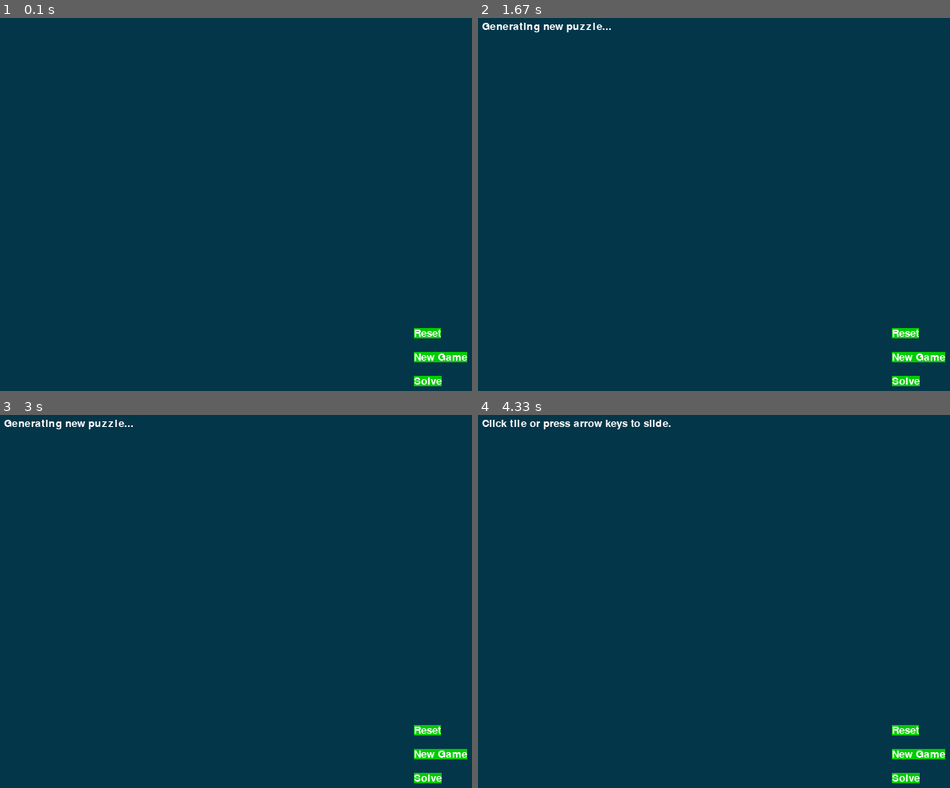
Above: before the commit, frames 1-4 (two rows, left to right).
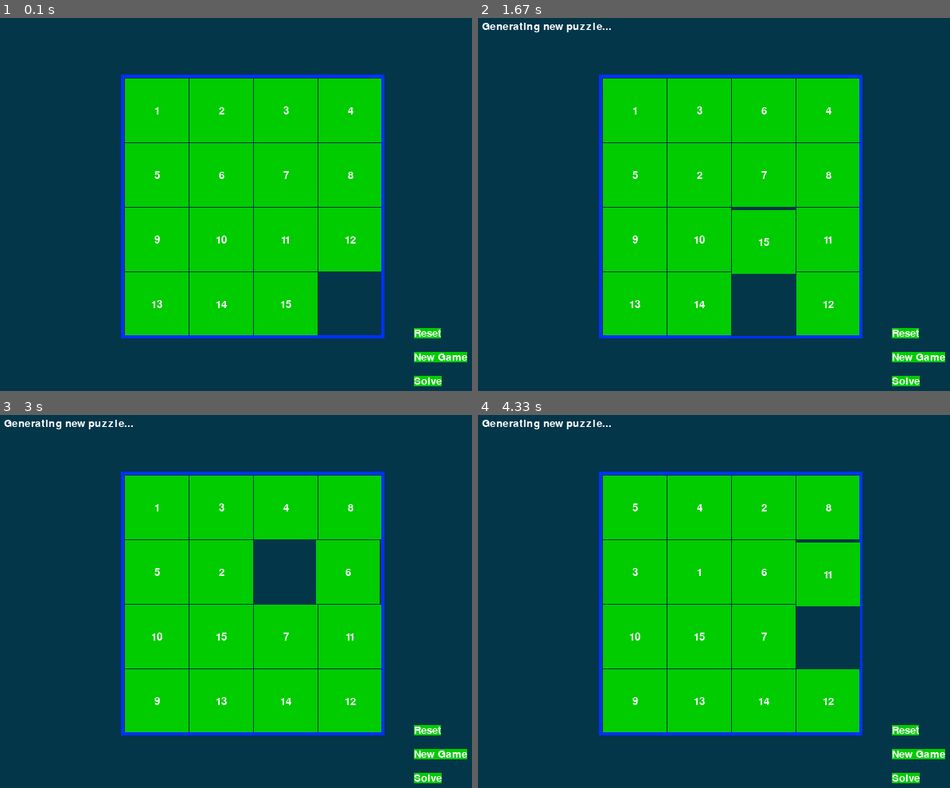
Above: after the commit, the same moments.

Repository: seancheng33/somethink_for_myself
Game: pygame game, started from game/slidepuzzle.py
The game is run twice, just before and just after one commit, with the same random seed, the same clock (stepped at 60 frames per second) and the same inputs.
Inputs:
- Up to frame 1 (0.1 s): no input
- Up to frame 2 (1.67 s): tap A at 0.33 s
- Up to frame 3 (3 s): no input
- Up to frame 4 (4.33 s): no input

The runs differ from the first frame. In frame 1, 36% of the frame differs, in the area x 25-82%, y 15-86%; in frame 2, 36%; in frame 3, 36%; in frame 4, 37%, in the area x 0-82%, y 1-86%.

Commit message:
滑动拼图游戏

Diff:
--- a/game/slidepuzzle.py
+++ b/game/slidepuzzle.py
@@ -2,11 +2,12 @@
 @Author       : sean cheng
 @Email        : aya234@163.com
 @CreateTime   : 2018/7/19
-@Program      : 滑动贴片游戏
+@Program      : 滑动拼图游戏
 '''
 import random
 import sys
 import pygame
+from pygame.locals import *
 
 BOARDWIDTH = 4
 BOARDHEIGHT = 4
@@ -32,8 +33,8 @@
 BUTTONTEXTCOLOR = BLACK
 MESSAGECOLOR = WHITE
 
-XMARGIN = int((WINDOWWIDTH-(TILESIZE * BOARDWIDTH + (BOARDWIDTH - 1)))/2)
-YMARGIN = int((WINDOWHEIGHT-(TILESIZE * WINDOWHEIGHT + (WINDOWHEIGHT - 1)))/2)
+XMARGIN = int((WINDOWWIDTH - (TILESIZE * BOARDWIDTH + (BOARDWIDTH - 1))) / 2)
+YMARGIN = int((WINDOWHEIGHT - (TILESIZE * BOARDHEIGHT + (BOARDHEIGHT - 1))) / 2)
 
 UP = 'up'
 DOWN = 'down'
@@ -48,18 +49,18 @@
     FPSCLOCK = pygame.time.Clock()
     DISPLAYSURF = pygame.display.set_mode((WINDOWWIDTH, WINDOWHEIGHT))
     pygame.display.set_caption('Slide Puzzle')
-    BASICFONT = pygame.font.Font(None,BASICFONTSIZE)
-
-    RESET_SURF, RESET_RECT = makeText('Reset', TEXTCOLOR, TILECOLOR, WINDOWWIDTH-120, WINDOWHEIGHT-90)
-    NEW_SURF, NEW_RECT = makeText('New Game', TEXTCOLOR, TILECOLOR, WINDOWWIDTH-120, WINDOWHEIGHT-60)
+    BASICFONT = pygame.font.Font(None, BASICFONTSIZE)
+
+    RESET_SURF, RESET_RECT = makeText('Reset', TEXTCOLOR, TILECOLOR, WINDOWWIDTH - 120, WINDOWHEIGHT - 90)
+    NEW_SURF, NEW_RECT = makeText('New Game', TEXTCOLOR, TILECOLOR, WINDOWWIDTH - 120, WINDOWHEIGHT - 60)
     SOLVE_SURF, SOLVE_RECT = makeText('Solve', TEXTCOLOR, TILECOLOR, WINDOWWIDTH - 120, WINDOWHEIGHT - 30)
 
-    mainBoard,solutionSeq = generateNewPuzzle(80)
-    SOLVEDBOARD = getStringBoard()
+    mainBoard, solutionSeq = generateNewPuzzle(80)
+    SOLVEDBOARD = getStartingBoard()
     allMoves = []
     while True:
         slideTo = None
-        msg = 'Click tile or press arrow keys to slide.'
+        msg = ''
         if mainBoard == SOLVEDBOARD:
             msg = 'Solved!'
 
@@ -67,9 +68,9 @@
 
         checkForQuit()
         for event in pygame.event.get():
-            if event.type == pygame.MOUSEBUTTONUP:
+            if event.type == MOUSEBUTTONUP:
                 spotx, spoty = getSpotClicked(mainBoard, event.pos[0], event.pos[1])
-                if(spotx,spoty) == (None, None):
+                if (spotx, spoty) == (None, None):
                     if RESET_RECT.collidepoint(event.pos):
                         resetAnimation(mainBoard, allMoves)
                         allMoves = []
@@ -89,14 +90,14 @@
                         slideTo = UP
                     elif spotx == blankx and spoty == blanky - 1:
                         slideTo = DOWN
-            elif event.type == pygame.KEYUP:
-                if event.key in (pygame.K_LEFT, pygame.K_a) and isValidMove(mainBoard, LEFT):
+            elif event.type == KEYUP:
+                if event.key in (K_LEFT, K_a) and isValidMove(mainBoard, LEFT):
                     slideTo = LEFT
-                elif event.key in (pygame.K_RIGHT, pygame.K_d) and isValidMove(mainBoard, RIGHT):
+                elif event.key in (K_RIGHT, K_d) and isValidMove(mainBoard, RIGHT):
                     slideTo = RIGHT
-                elif event.key in (pygame.K_UP, pygame.K_w) and isValidMove(mainBoard, UP):
+                elif event.key in (K_UP, K_w) and isValidMove(mainBoard, UP):
                     slideTo = UP
-                elif event.key in (pygame.K_DOWN, pygame.K_s) and isValidMove(mainBoard, DOWN):
+                elif event.key in (K_DOWN, K_s) and isValidMove(mainBoard, DOWN):
                     slideTo = DOWN
 
         if slideTo:
@@ -107,12 +108,18 @@
         FPSCLOCK.tick(FPS)
 
 
-
-def makeText(text, color, bgcolor, top, left):
-    textSurf = BASICFONT.render(text, True, color, bgcolor)
-    textRect = textSurf.get_rect()
-    textRect.topleft = (top, left)
-    return (textSurf, textRect)
+def terminate():
+    pygame.quit()
+    sys.exit(0)
+
+
+def checkForQuit():
+    for event in pygame.event.get(QUIT):
+        terminate()
+    for event in pygame.event.get(KEYUP):
+        if event.key == K_ESCAPE:
+            terminate()
+        pygame.event.post(event)
 
 
 def getStartingBoard():
@@ -125,38 +132,58 @@
             counter += BOARDWIDTH
         board.append(column)
         counter -= BOARDWIDTH * (BOARDHEIGHT - 1) + BOARDWIDTH - 1
-    board[BOARDWIDTH-1][BOARDHEIGHT-1] = BLANK
+
+    board[BOARDWIDTH - 1][BOARDHEIGHT - 1] = None
     return board
 
-def resetAnimation(board, allMoves):
-    revAllMoves = allMoves[:]
-    revAllMoves.reverse()
-
-    for move in revAllMoves:
-        if move == UP:
-            oopositeMove = DOWN
-        elif move == DOWN:
-            oopositeMove = UP
-        elif move == RIGHT:
-            oopositeMove = LEFT
-        elif move == LEFT:
-            oopositeMove = RIGHT
-        slideAnimation(board, oopositeMove, '',int(TILESIZE / 2))
-        makeMove(board,oopositeMove)
-
-
-def getStringBoard():
-    counter = 1
-    board = []
+
+def getBlankPosition(board):
     for x in range(BOARDWIDTH):
-        column = []
         for y in range(BOARDHEIGHT):
-            column.append(counter)
-            counter += BOARDWIDTH
-        board.append(column)
-        counter -= BOARDWIDTH * (BOARDHEIGHT-1) + BOARDWIDTH - 1
-    board[BOARDWIDTH - 1][BOARDHEIGHT - 1] = BLANK
-    return board
+            if board[x][y] == None:
+                return (x, y)
+
+
+def makeMove(board, move):
+    blankx, blanky = getBlankPosition(board)
+
+    if move == UP:
+        board[blankx][blanky], board[blankx][blanky + 1] = board[blankx][blanky + 1], board[blankx][blanky]
+    elif move == DOWN:
+        board[blankx][blanky], board[blankx][blanky - 1] = board[blankx][blanky - 1], board[blankx][blanky]
+    elif move == LEFT:
+        board[blankx][blanky], board[blankx + 1][blanky] = board[blankx + 1][blanky], board[blankx][blanky]
+    elif move == RIGHT:
+        board[blankx][blanky], board[blankx - 1][blanky] = board[blankx - 1][blanky], board[blankx][blanky]
+
+
+def isValidMove(board, move):
+    blankx, blanky = getBlankPosition(board)
+    return (move == UP and blanky != len(board[0]) - 1) or \
+           (move == DOWN and blanky != 0) or \
+           (move == LEFT and blankx != len(board) - 1) or \
+           (move == RIGHT and blankx != 0)
+
+
+def getRandomMove(board, lastMove=None):
+    validMoves = [UP, DOWN, LEFT, RIGHT]
+
+    if lastMove == UP or not isValidMove(board, DOWN):
+        validMoves.remove(DOWN)
+    if lastMove == DOWN or not isValidMove(board, UP):
+        validMoves.remove(UP)
+    if lastMove == LEFT or not isValidMove(board, RIGHT):
+        validMoves.remove(RIGHT)
+    if lastMove == RIGHT or not isValidMove(board, LEFT):
+        validMoves.remove(LEFT)
+
+    return random.choice(validMoves)
+
+
+def getLeftTopOfTile(tileX, tileY):
+    left = XMARGIN + (tileX * TILESIZE) + (tileX - 1)
+    top = YMARGIN + (tileY * TILESIZE) + (tileY - 1)
+    return (left, top)
 
 
 def getSpotClicked(board, x, y):
@@ -169,19 +196,20 @@
     return (None, None)
 
 
-def drawTile(tilex, tiley, number,adjx=0,adjy=0):
-    left,top = getLeftTopOfTile(tilex, tiley)
-    pygame.draw.rect(DISPLAYSURF, TILECOLOR, (left+adjx, top+adjy, TILESIZE, TILESIZE))
-    textSurf = BASICFONT.render(str(number), True, TILECOLOR)
+def drawTile(tilex, tiley, number, adjx=0, adjy=0):
+    left, top = getLeftTopOfTile(tilex, tiley)
+    pygame.draw.rect(DISPLAYSURF, TILECOLOR, (left + adjx, top + adjy, TILESIZE, TILESIZE))
+    textSurf = BASICFONT.render(str(number), True, TEXTCOLOR)
     textRect = textSurf.get_rect()
-    textRect.center = left+int(TILESIZE/2)+adjx,top+int(TILESIZE/2)+adjy
+    textRect.center = left + int(TILESIZE / 2) + adjx, top + int(TILESIZE / 2) + adjy
     DISPLAYSURF.blit(textSurf, textRect)
 
 
-def getLeftTopOfTile(tileX, tileY):
-    left = XMARGIN + (tileX * TILESIZE) + (tileX - 1)
-    top = YMARGIN + (tileY * TILESIZE) + (tileY - 1)
-    return (left, top)
+def makeText(text, color, bgcolor, top, left):
+    textSurf = BASICFONT.render(text, True, color, bgcolor)
+    textRect = textSurf.get_rect()
+    textRect.topleft = (top, left)
+    return (textSurf, textRect)
 
 
 def drawBoard(board, message):
@@ -198,52 +226,11 @@
     width = BOARDWIDTH * TILESIZE
     height = BOARDHEIGHT * TILESIZE
     pygame.draw.rect(DISPLAYSURF, BORDERCOLOR, (left - 5, top - 5, width + 11, height + 11), 4)
+
     DISPLAYSURF.blit(RESET_SURF, RESET_RECT)
     DISPLAYSURF.blit(NEW_SURF, NEW_RECT)
     DISPLAYSURF.blit(SOLVE_SURF, SOLVE_RECT)
 
-
-def getBlankPosition(board):
-    for x in range(BOARDWIDTH):
-        for y in range(BOARDHEIGHT):
-            if board[x][y] == BLANK:
-                return (x, y)
-
-
-def isValidMove(board, move):
-    blankx, blanky = getBlankPosition(board)
-    return (move == UP and blanky != len(board[0])-1) or \
-           (move == DOWN and blanky != 0) or \
-           (move == LEFT and blankx != len(board) - 1) or \
-           (move == RIGHT and blankx != 0)
-
-
-def getRandomMove(board, lastMove):
-    validMoves = [UP, DOWN, LEFT, RIGHT]
-    if lastMove == UP or not isValidMove(board, DOWN):
-        validMoves.remove(DOWN)
-    if lastMove == DOWN or not isValidMove(board, UP):
-        validMoves.remove(UP)
-    if lastMove == LEFT or not isValidMove(board, RIGHT):
-        validMoves.remove(RIGHT)
-    if lastMove == RIGHT or not isValidMove(board, LEFT):
-        validMoves.remove(LEFT)
-
-    return random.choice(validMoves)
-
-
-def terminate():
-    pygame.quit()
-    sys.exit(0)
-
-
-def checkForQuit():
-    for event in pygame.event.get(pygame.QUIT):
-        terminate()
-    for event in pygame.event.get(pygame.KEYUP):
-        if event.key == pygame.K_ESCAPE:
-            terminate()
-        pygame.event.post(event)
 
 def slideAnimation(board, direction, message, animationSpeed):
     blankx, blanky = getBlankPosition(board)
@@ -252,7 +239,7 @@
         movey = blanky + 1
     elif direction == DOWN:
         movex = blankx
-        movey = blankx - 1
+        movey = blanky - 1
     elif direction == LEFT:
         movex = blankx + 1
         movey = blanky
@@ -267,7 +254,7 @@
 
     for i in range(0, TILESIZE, animationSpeed):
         checkForQuit()
-        DISPLAYSURF.blit(baseSurf,(0,0))
+        DISPLAYSURF.blit(baseSurf, (0, 0))
         if direction == UP:
             drawTile(movex, movey, board[movex][movey], 0, -i)
         if direction == DOWN:
@@ -277,20 +264,9 @@
         if direction == RIGHT:
             drawTile(movex, movey, board[movex][movey], i, 0)
 
-    pygame.display.update()
-    FPSCLOCK.tick(FPS)
-
-def makeMove(board, move):
-    blankx, blanky = getBlankPosition(board)
-
-    if move == UP:
-        board[blankx][blanky], board[blankx][blanky + 1] = board[blankx][blanky + 1], board[blankx][blanky]
-    elif move == DOWN:
-        board[blankx][blanky], board[blankx][blanky - 1] = board[blankx][blanky - 1], board[blankx][blanky]
-    elif move == LEFT:
-        board[blankx][blanky], board[blankx + 1][blanky] = board[blankx + 1][blanky], board[blankx][blanky]
-    elif move == RIGHT:
-        board[blankx][blanky], board[blankx - 1][blanky] = board[blankx - 1][blanky], board[blankx][blanky]
+        pygame.display.update()
+        FPSCLOCK.tick(FPS)
+
 
 def generateNewPuzzle(numSlides):
     sequence = []
@@ -299,6 +275,7 @@
     pygame.display.update()
     pygame.time.wait(500)
     lastMove = None
+
     for i in range(numSlides):
         move = getRandomMove(board, lastMove)
         slideAnimation(board, move, 'Generating new puzzle...', int(TILESIZE / 3))
@@ -308,5 +285,22 @@
     return (board, sequence)
 
 
+def resetAnimation(board, allMoves):
+    revAllMoves = allMoves[:]
+    revAllMoves.reverse()
+
+    for move in revAllMoves:
+        if move == UP:
+            opositeMove = DOWN
+        elif move == DOWN:
+            opositeMove = UP
+        elif move == RIGHT:
+            opositeMove = LEFT
+        elif move == LEFT:
+            opositeMove = RIGHT
+        slideAnimation(board, opositeMove, '', int(TILESIZE / 2))
+        makeMove(board, opositeMove)
+
+
 if __name__ == '__main__':
     main()
